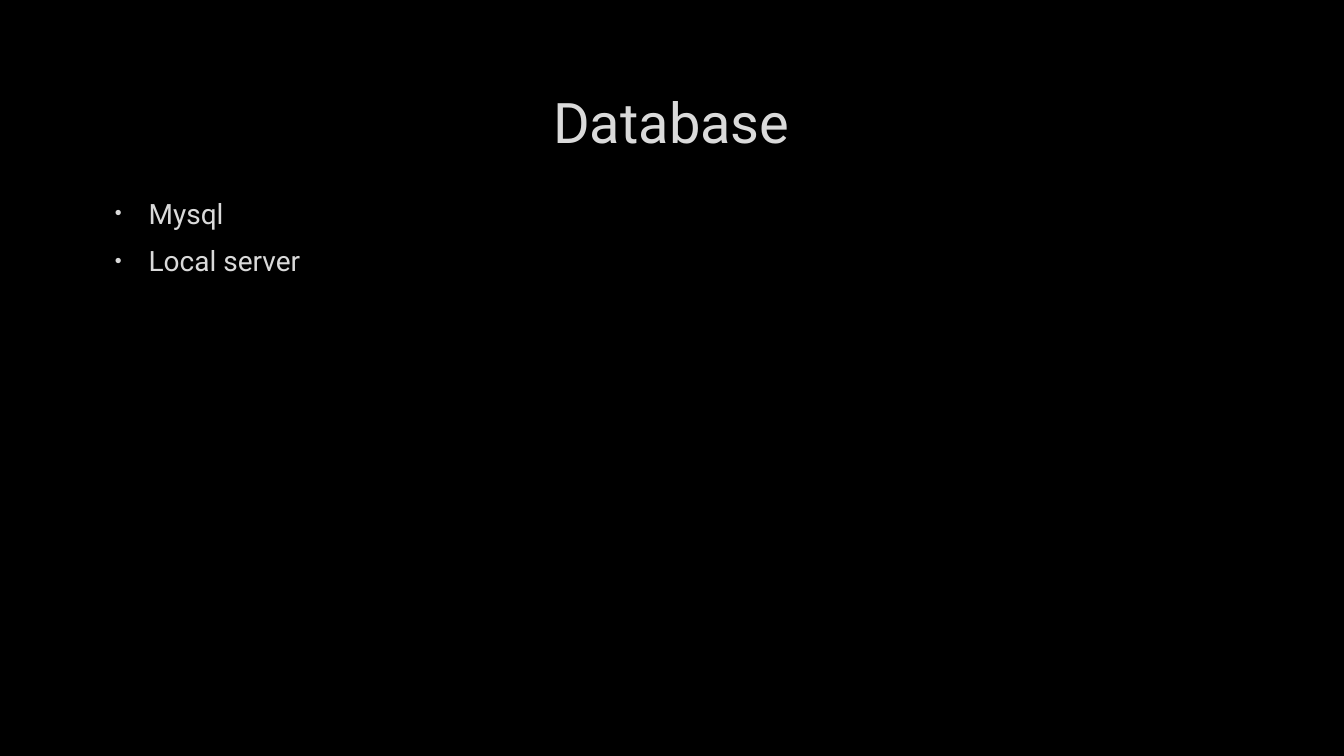
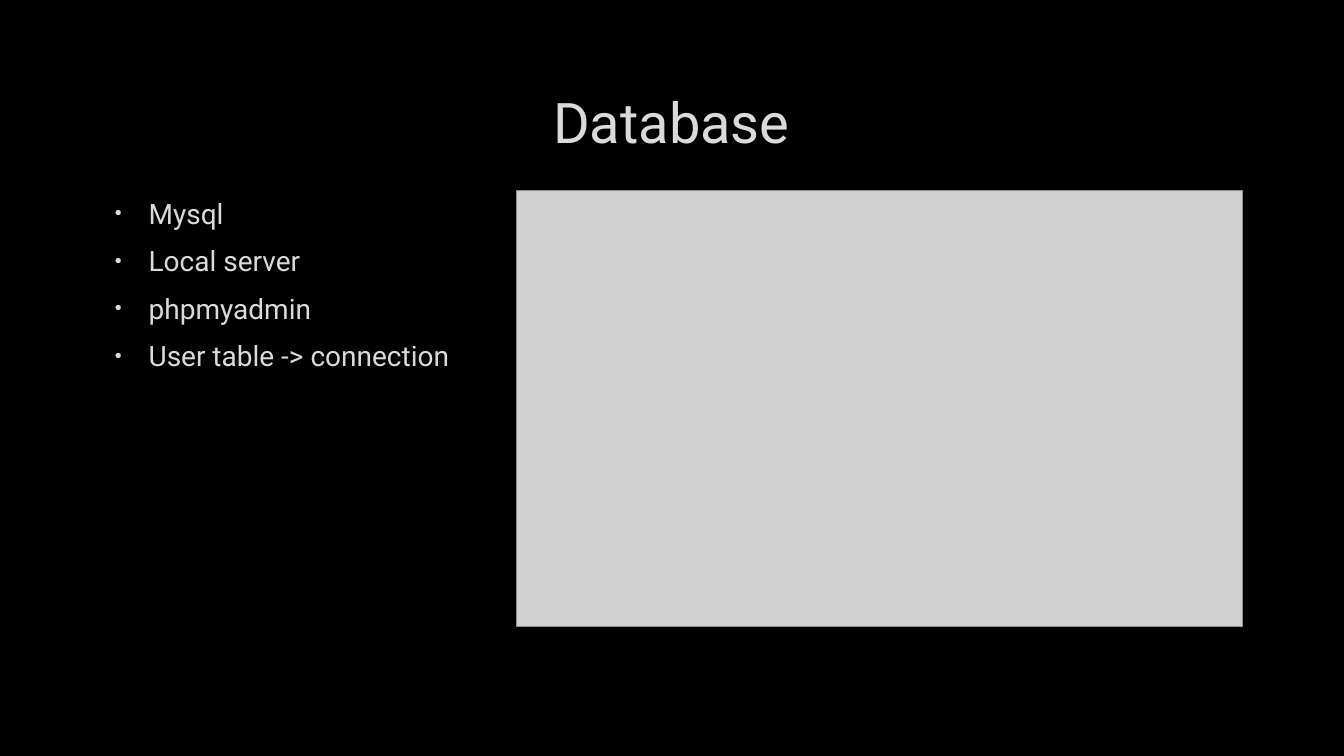
Before and after one commit to wouter-vv/BachelorProject, a slide deck: slide 7 of presentatie.pptx (slide 6 before the commit). Drawn at 1344x756 pixels with LibreOffice and Linux fonts; fonts in the diff are those of the drawing; grey boxes stand for pictures; background and template pictures are left out. Boxes give left, top, right and bottom in pixels: in the first picture for what was removed or moved away, otherwise in the second. Text is boxed around its words. In the diff, an @@ line names an element or a change of style, - is before the commit and + after.

```diff
--- a/presentatie.pptx
+++ b/presentatie.pptx
@@ picture added at box(516, 191, 1242, 626) @@
@@ text at box(149, 298, 449, 367): paragraphs added @@
+• phpmyadmin
+• User table -> connection
```
Also in this commit, not shown: 5 other slides changed, 3 slides added.
